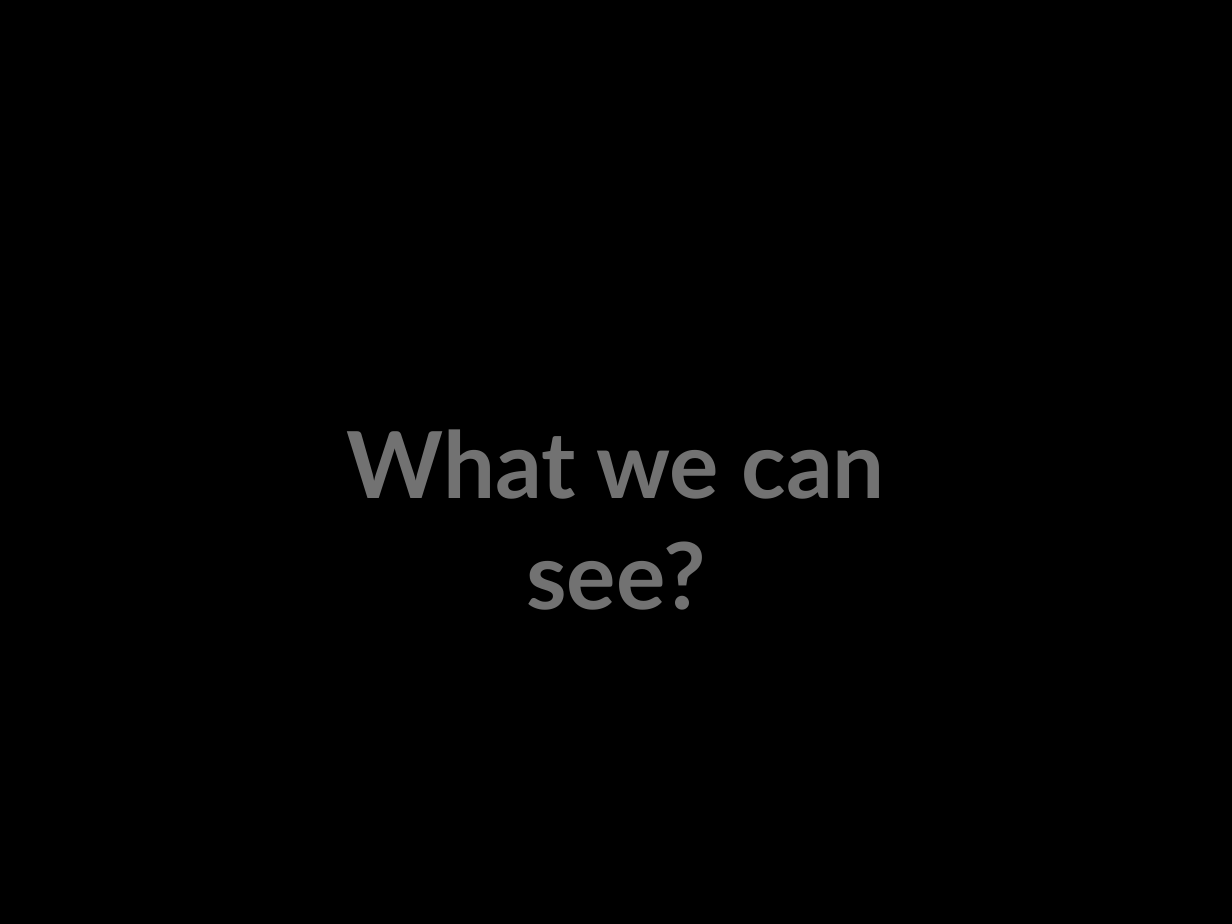
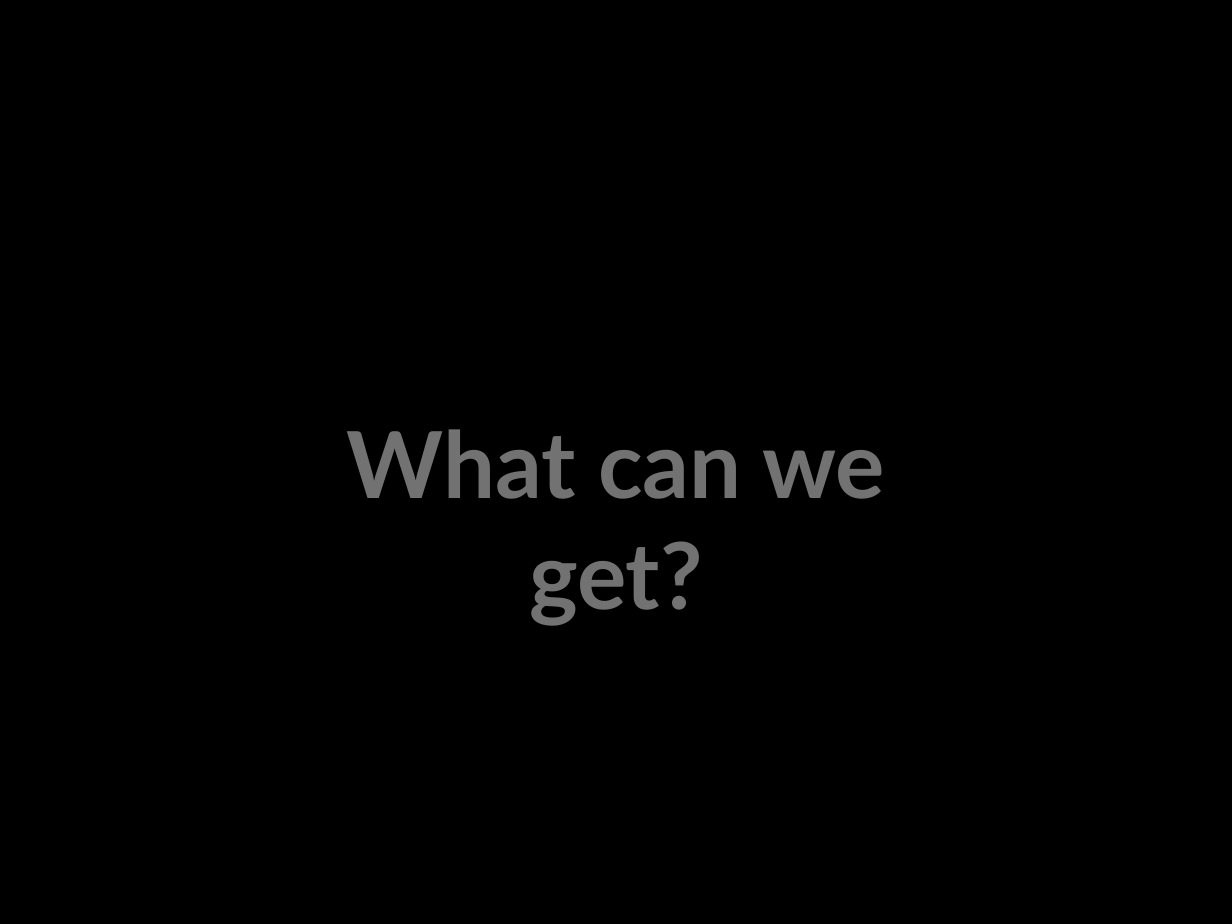
Before and after one commit to UCSBGauchos/MAE-data, a slide deck: slide 51 of Final Presentation.pptx. Drawn at 1232x924 pixels with LibreOffice and Linux fonts; fonts in the diff are those of the drawing; background and template pictures are left out. Boxes give left, top, right and bottom in pixels: in the first picture for what was removed or moved away, otherwise in the second. Text is boxed around its words. In the diff, an @@ line names an element or a change of style, - is before the commit and + after.

```diff
--- a/Final Presentation.pptx
+++ b/Final Presentation.pptx
@@ text at (347, 429, 885, 626): text changed @@
-What we can see?
+What can we get?
```
Also in this commit, not shown: 13 other slides changed, 1 slide added.
